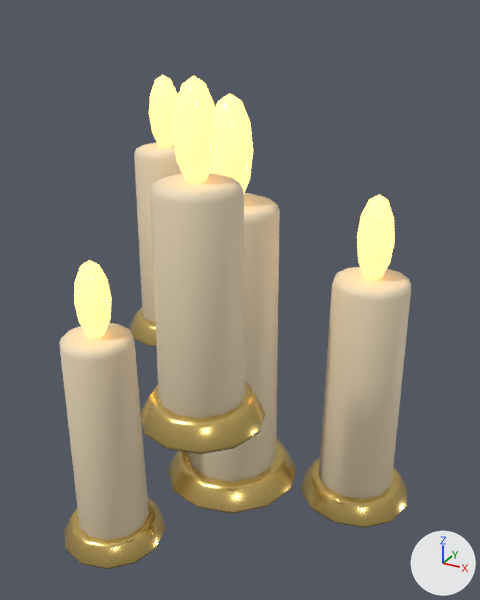
One commit to the glTF model assets/models/scenery/floating_candle_cluster.glb: the scene before it, then after it.
Both versions are drawn from a camera (50 mm lens) standing at (0.794, -1.395, 0.83) and looking at (0.02, 0.013, 0.127). The lights are fixed; the arrows at lower right show +X, +Y and +Z. The picture after the commit comes second.

In view in the first picture: 'Dish0', 'Flame0', 'Wax0'.
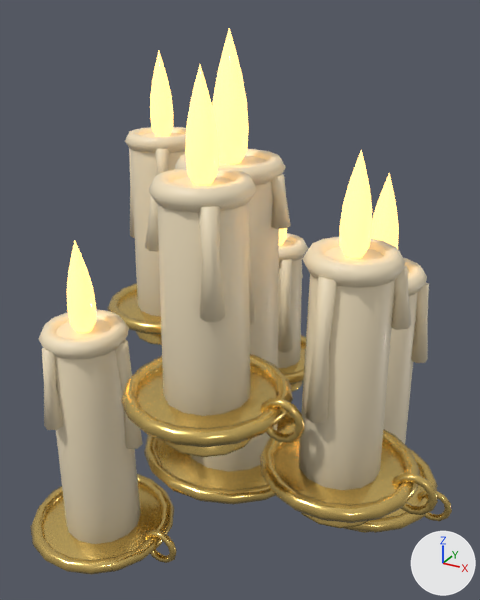
Location of each change, [x1, y1, x2, y2] in pixels of the pictures (480 x 600 px):
'Wax0', reshaped, moved (11% wider)
    before: [59, 142, 411, 540]
    after: [39, 127, 429, 544]
'SaucerBowl_0', added
    after: [30, 283, 452, 575]
'Flame0', reshaped, moved (16% taller)
    before: [74, 75, 395, 338]
    after: [67, 28, 399, 333]
'Dish0', deleted (yellow)
    before: [64, 307, 407, 569]
part 1 of me_flame0, rebuilt
    before: [210, 93, 253, 193]
    after: [212, 28, 249, 164]
part 2 of me_flame0, rebuilt (20% narrower, 18% taller)
    before: [149, 75, 178, 147]
    after: [150, 51, 173, 136]
part 3 of me_flame0, added
    after: [371, 173, 399, 249]
part 4 of me_flame0, added
    after: [185, 65, 219, 185]
part 5 of me_flame0, added
    after: [67, 240, 96, 333]
part 6 of me_flame0, added (mostly hidden)
    after: [279, 228, 287, 246]
part 7 of me_flame0, added
    after: [339, 149, 372, 259]
part 8 of me_flame0, deleted
    before: [357, 194, 395, 280]
part 9 of me_flame0, deleted
    before: [172, 76, 218, 183]
part 10 of me_flame0, deleted
    before: [74, 260, 112, 338]
part 11 of me_wax0, rebuilt (10% taller)
    before: [187, 193, 280, 482]
    after: [190, 155, 279, 472]
part 12 of me_wax0, rebuilt
    before: [59, 323, 149, 540]
    after: [55, 318, 141, 544]
part 13 of me_wax0, rebuilt
    before: [134, 142, 183, 323]
    after: [130, 132, 186, 316]
part 14 of me_wax0, rebuilt
    before: [319, 267, 411, 499]
    after: [383, 269, 418, 444]
part 15 of me_wax0, rebuilt
    before: [150, 173, 246, 418]
    after: [157, 176, 251, 416]
part 16 of me_wax0, added (beige)
    after: [39, 127, 429, 490]

The change, as a diff of the scene's bpy script:
```diff
--- a/assets/models/scenery/floating_candle_cluster.glb.py
+++ b/assets/models/scenery/floating_candle_cluster.glb.py
@@ me_flame0 @@
-me_flame0.from_pydata(...)  # 210 vertices, 400 faces; spans x -0.385..0.369, y -0.383..0.265, z -0.443..0.207
+me_flame0.from_pydata(...)  # 504 vertices, 980 faces; spans x -0.383..0.429, y -0.382..0.409, z -0.545..0.159
+# me_flame0 part 1: the loose piece of 42 vertices spanning x -0.058..0.058, y -0.058..0.058, z -0.137..0.137 is rebuilt with 72 vertices and now spans x -0.043..0.043, y -0.045..0.045, z -0.159..0.159
+# me_flame0 part 2: the loose piece of 42 vertices spanning x -0.385..-0.295, y 0.175..0.265, z -0.063..0.147 is rebuilt with 72 vertices and now spans x -0.383..-0.317, y 0.185..0.255, z -0.155..0.092
+# me_flame0 part 3: a new loose piece of 72 vertices spanning x 0.304..0.376, y 0.142..0.218, z -0.437..-0.165, in mat_candleflameglow (beige #ffd181, glowing orange #ffc86f)
+# me_flame0 part 4: a new loose piece of 72 vertices spanning x 0.11..0.17, y -0.382..-0.318, z -0.114..0.11, in mat_candleflameglow (beige #ffd181, glowing orange #ffc86f)
+# me_flame0 part 5: a new loose piece of 72 vertices spanning x -0.293..-0.227, y -0.315..-0.245, z -0.545..-0.298, in mat_candleflameglow (beige #ffd181, glowing orange #ffc86f)
+# me_flame0 part 6: a new loose piece of 72 vertices spanning x -0.078..-0.022, y 0.351..0.409, z -0.483..-0.276, in mat_candleflameglow (beige #ffd181, glowing orange #ffc86f)
+# me_flame0 part 7: a new loose piece of 72 vertices spanning x 0.371..0.429, y -0.251..-0.189, z -0.254..-0.037, in mat_candleflameglow (beige #ffd181, glowing orange #ffc86f)
+# me_flame0 part 8: 42 vertices removed from x 0.271..0.369, y 0.131..0.23, z -0.334..-0.103
+# me_flame0 part 9: 42 vertices removed from x 0.077..0.163, y -0.383..-0.297, z 0.007..0.207
+# me_flame0 part 10: 42 vertices removed from x -0.285..-0.195, y -0.305..-0.215, z -0.443..-0.233
 me_flame0.materials.append(mat_candleflameglow)
@@ me_wax0 @@
-me_wax0.from_pydata(...)  # 360 vertices, 700 faces; spans x -0.44..0.43, y -0.435..0.32, z -0.52..0.53
+me_wax0.from_pydata(...)  # 1680 vertices, 3248 faces; spans x -0.482..0.516, y -0.454..0.497, z -0.6..0.481
+# me_wax0 part 11: the loose piece of 72 vertices spanning x -0.13..0.13, y -0.13..0.13, z -0.39..0.39 is rebuilt with 84 vertices and now spans x -0.131..0.131, y -0.135..0.135, z -0.43..0.43
+# me_wax0 part 12: the loose piece of 72 vertices spanning x -0.34..-0.14, y -0.36..-0.16, z -0.52..0.08 is rebuilt with 84 vertices and now spans x -0.362..-0.158, y -0.385..-0.175, z -0.6..0.04
+# me_wax0 part 13: the loose piece of 72 vertices spanning x -0.44..-0.24, y 0.12..0.32, z -0.1..0.46 is rebuilt with 84 vertices and now spans x -0.452..-0.248, y 0.115..0.325, z -0.15..0.43
+# me_wax0 part 14: the loose piece of 72 vertices spanning x 0.21..0.43, y 0.07..0.29, z -0.47..0.19 is rebuilt with 84 vertices and now spans x 0.228..0.452, y 0.065..0.295, z -0.55..0.15
+# me_wax0 part 15: the loose piece of 72 vertices spanning x 0.025..0.215, y -0.435..-0.245, z 0.03..0.53 is rebuilt with 84 vertices and now spans x 0.048..0.232, y -0.445..-0.255, z -0.03..0.47
+# me_wax0 part 16: 1260 vertices added at x -0.482..0.516, y -0.454..0.497, z -0.34..0.481
 me_wax0.materials.append(mat_candlewax)
@@ ob_dish0 @@
-ob_dish0 = bpy.data.objects.new('Dish0', me_dish0)
@@ ob_flame0 @@
 ob_flame0 = bpy.data.objects.new('Flame0', me_flame0)
-ob_flame0.location = (0.0, 0.0, 0.513)
+ob_flame0.location = (0.0, 0.0, 0.632)
@@ ob_wax0 @@
 ob_wax0 = bpy.data.objects.new('Wax0', me_wax0)
-ob_wax0.location = (0.0, 0.0, 0.0)
+ob_wax0.location = (0.0, 0.0, 0.06)
@@ ob_saucerbowl_0 @@
+ob_saucerbowl_0 = bpy.data.objects.new('SaucerBowl_0', me_saucerbowl_0)  # 2520 vertices, 4984 faces; spans x -0.551..0.622, y -0.531..0.549, z -0.238..0.462; in mat_candledish (yellow #eac876)
+ob_saucerbowl_0.location = (0.0, 0.0, -0.35)
```
